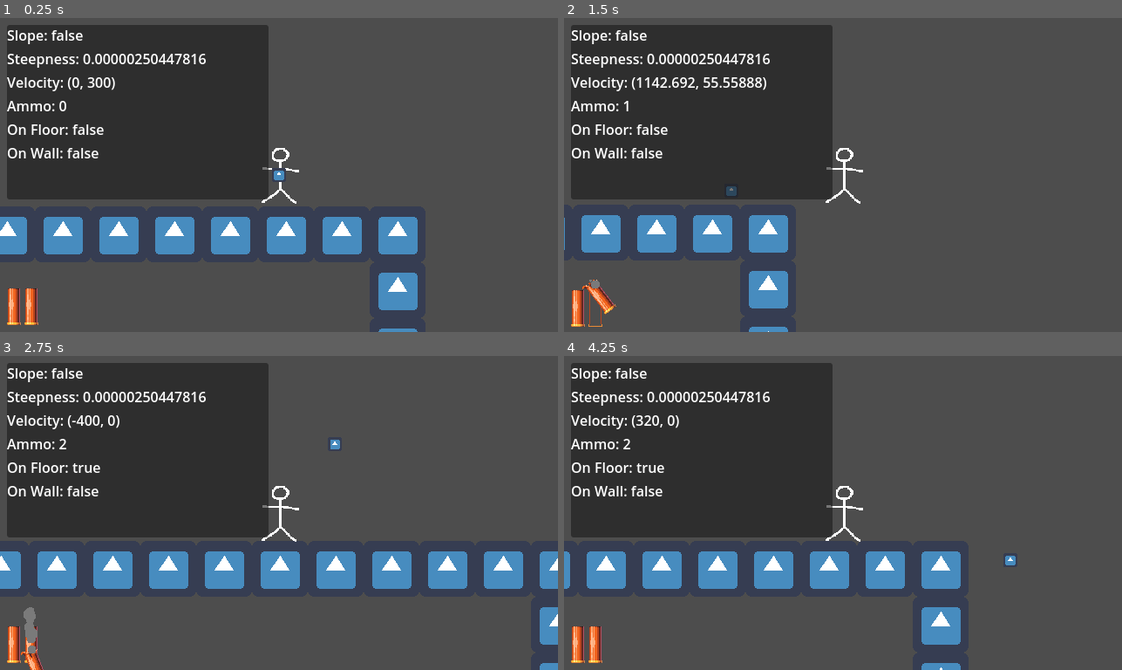
Above: before the commit, frames 1-4 (two rows, left to right).
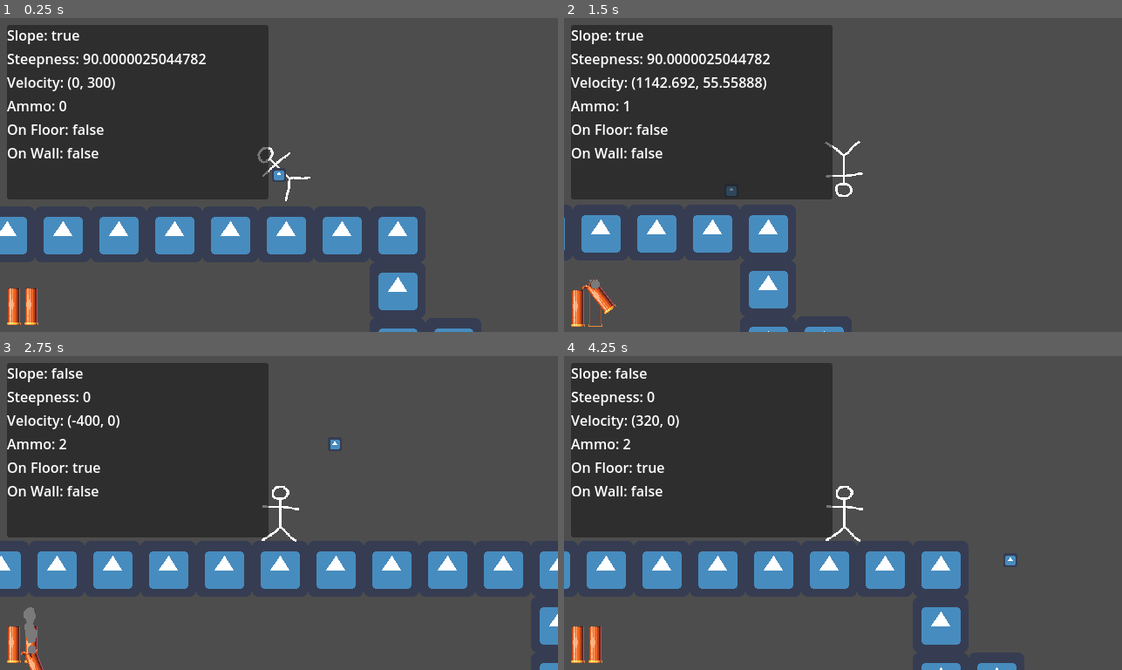
Above: after the commit, the same moments.

Repository: chris-pitre/shotgunlegs
Game: Godot game, scene res://scenes/levels/World.tscn
The game is run twice, just before and just after one commit, with the same random seed, the same clock (stepped at 60 frames per second) and the same inputs. The engine's default icon, where the game draws it, is replaced by a stand-in: a white triangle on a blue panel in a dark square.
Inputs (mouse positions are in pixels of both pictures, inside the frame that each line leads up to):
- Up to frame 1 (0.25 s): no input
- Up to frame 2 (1.5 s): tap Enter (ui_accept) at 0.5, 0.77 s; move the mouse to (965, 159) at 0.52 s; hold D (ui_right) from 0.53 s (still down); click (965, 159) at 0.6 s; move the mouse to (731, 190) at 1.27 s; click (731, 190) at 1.35 s
- Up to frame 3 (2.75 s): tap Enter (ui_accept) at 1.52 s; move the mouse to (334, 443) at 2.02 s; release D (ui_right) at 2.03 s; hold A (ui_left) from 2.03 s (still down); click (334, 443) at 2.1 s
- Up to frame 4 (4.25 s): move the mouse to (815, 575) at 2.77 s; release A (ui_left) at 2.78 s; hold D (ui_right) from 2.78 s (still down); click (815, 575) at 2.85 s; tap Enter (ui_accept) at 3.02, 3.77 s; move the mouse to (1010, 560) at 3.52 s; click (1010, 560) at 3.6 s

The runs differ from the first frame. In frame 1, 0.8% of the frame differs, in the area x 9-85%, y 3-100%; in frame 2, 0.8%, in the area x 9-54%, y 3-100%; in frame 3, 0.4%; in frame 4, 0.5%.

Commit message:
removed steepness raycast
use move_and_slide() floor functions instead

Diff:
--- a/scenes/actors/player/Player.gd
+++ b/scenes/actors/player/Player.gd
@@ -13,20 +13,17 @@
 
 @onready var animatedSprite = $AnimatedSprite2D
 @onready var timer = $Timer
-@onready var slopeRayCast = $SlopeRayCast
 
 var AMMO = 0
 var cursorVector = Vector2.ZERO
 var onSlope = false
-var steepness = 0
 
 func _ready() -> void:
 	animatedSprite.play("idle")
 
 func _physics_process(_delta) -> void:
 	#Handling slopes
-	steepness = get_steepness()
-	if abs(steepness) > 44.0:
+	if rad_to_deg(get_floor_angle()) > 44:
 		onSlope = true
 	else:
 		onSlope = false
@@ -43,6 +40,7 @@
 	var input = Vector2.ZERO
 	input.x = Input.get_action_strength("ui_right") - Input.get_action_strength("ui_left")
 
+	print(get_floor_normal())
 	apply_gravity()
 	do_movement(input.x)
 	shoot_and_reload()
@@ -81,10 +79,6 @@
 	AMMO -= 1
 	UI.set_shells(AMMO)
 
-## Gets angle of slope from raycast
-func get_steepness() -> float:
-	return (-90) - rad_to_deg(slopeRayCast.get_collision_normal().angle())
-
 ## Handles if player is able to shoot and reloads gun on the ground
 func shoot_and_reload() -> void:
 	if AMMO > 0:
@@ -104,8 +98,5 @@
 			else:
 				apply_acceleration(input)
 		else:
-			if steepness < 0:
-				velocity.x = move_toward(velocity.x, 0.75 * SPEED_CAP, ACCELERATION)
-			elif steepness > 0:
-				velocity.x = move_toward(velocity.x, -0.75 * SPEED_CAP, ACCELERATION)
+			velocity.x = move_toward(velocity.x, get_floor_normal().x * SPEED_CAP, FRICTION)
 			velocity.y = move_toward(velocity.y, 1 * 800000, GRAVITY)
--- a/scenes/actors/player/Player.tscn
+++ b/scenes/actors/player/Player.tscn
@@ -72,8 +72,6 @@
 FRICTION = 40
 GRAVITY = 20
 
-[node name="SlopeRayCast" type="RayCast2D" parent="."]
-
 [node name="AnimatedSprite2D" type="AnimatedSprite2D" parent="."]
 position = Vector2(1, -7)
 scale = Vector2(0.621094, 0.621094)
--- a/scenes/levels/DebugUI.gd
+++ b/scenes/levels/DebugUI.gd
@@ -5,7 +5,7 @@
 func _physics_process(_delta):
 	$DebugMargin/Panel/VBoxContainer/VelocityDebug.text = "Velocity: %s" % str(player.velocity)
 	$DebugMargin/Panel/VBoxContainer/SlopeDebug.text = "Slope: %s" % str(player.onSlope)
-	$DebugMargin/Panel/VBoxContainer/SteepnessDebug.text = "Steepness: %s" % str(player.get_steepness())
+	$DebugMargin/Panel/VBoxContainer/SteepnessDebug.text = "Steepness: %s" % str(rad_to_deg(player.get_floor_angle()))
 	$DebugMargin/Panel/VBoxContainer/AmmoDebug.text = "Ammo: %s" % str(player.AMMO)
 	$DebugMargin/Panel/VBoxContainer/OnFloorDebug.text = "On Floor: %s" % str(player.is_on_floor())
 	$DebugMargin/Panel/VBoxContainer/OnWallDebug.text = "On Wall: %s" % str(player.is_on_wall())
--- a/scenes/levels/World.tscn
+++ b/scenes/levels/World.tscn
@@ -4,14 +4,14 @@
 [ext_resource type="TileSet" uid="uid://owyivpsaodj3" path="res://tileset.tres" id="2_bmve3"]
 [ext_resource type="PackedScene" uid="uid://chwsuopb2lx3s" path="res://scenes/actors/player/Tilemap.tscn" id="3"]
 [ext_resource type="Script" path="res://scenes/levels/DebugUI.gd" id="4_astv3"]
-[ext_resource type="Texture2D" path="res://assets/uisprites/shell.png" id="5_fufxx"]
+[ext_resource type="Texture2D" uid="uid://bmd3pv6e8mny6" path="res://assets/uisprites/shell.png" id="5_fufxx"]
 [ext_resource type="Script" path="res://scenes/levels/UI.gd" id="5_ksbcl"]
 
 [node name="World" type="Node2D"]
 
 [node name="Tilemap" parent="." instance=ExtResource("3")]
 tile_set = ExtResource("2_bmve3")
-layer_0/tile_data = PackedInt32Array(-1179632, 0, 0, -117963 …(4258 unchanged characters)… 1767, 0, 0, 1507302, 0, 0, 1572837, 0, 0)
+layer_0/tile_data = PackedInt32Array(-1179632, 0, 0, -117963 …(4258 unchanged characters)… 1767, 0, 0, 1507302, 0, 0, 1572837, 0, 0, 524292, 1, 0, 524298, 1, 65536)
 
 [node name="Player" parent="." node_paths=PackedStringArray("UI") instance=ExtResource("2")]
 position = Vector2(88, 308)
